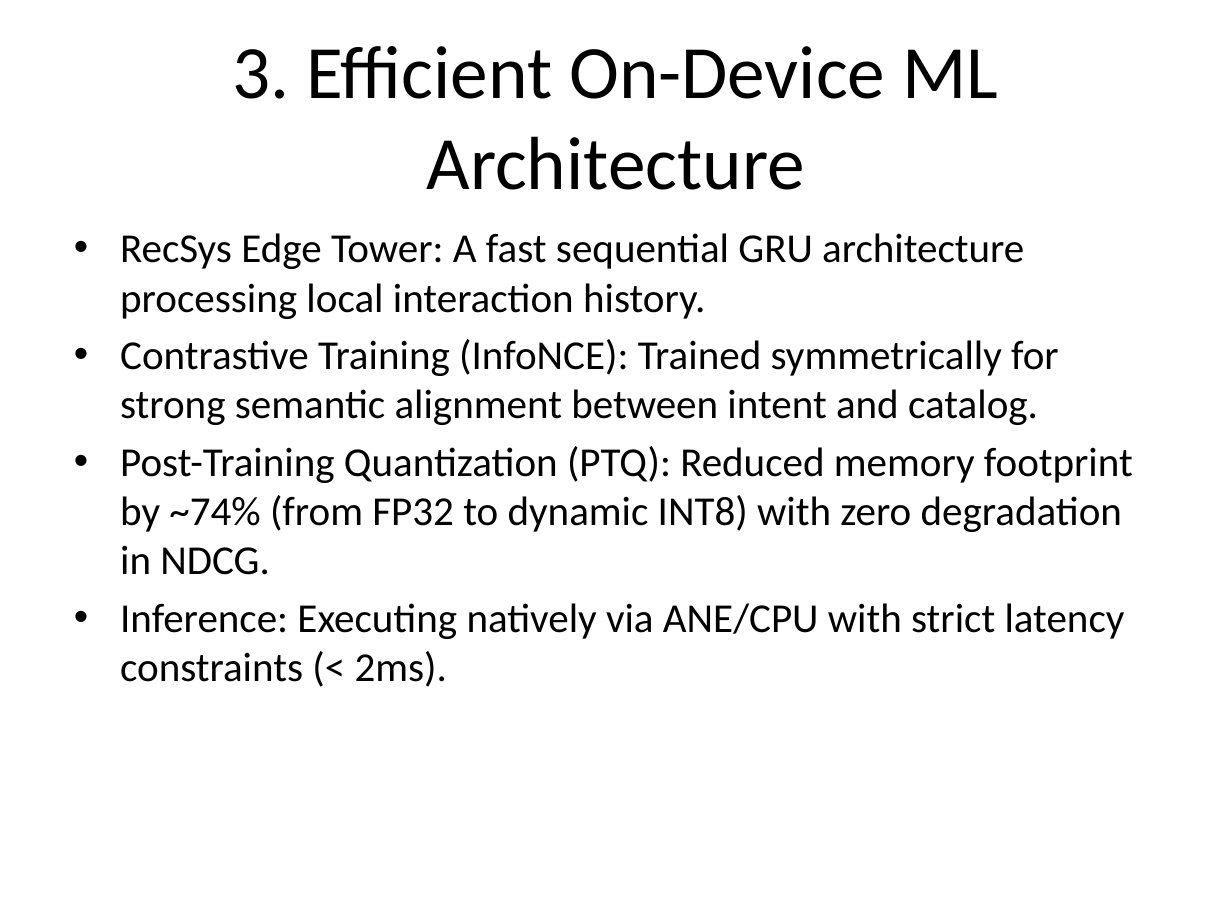
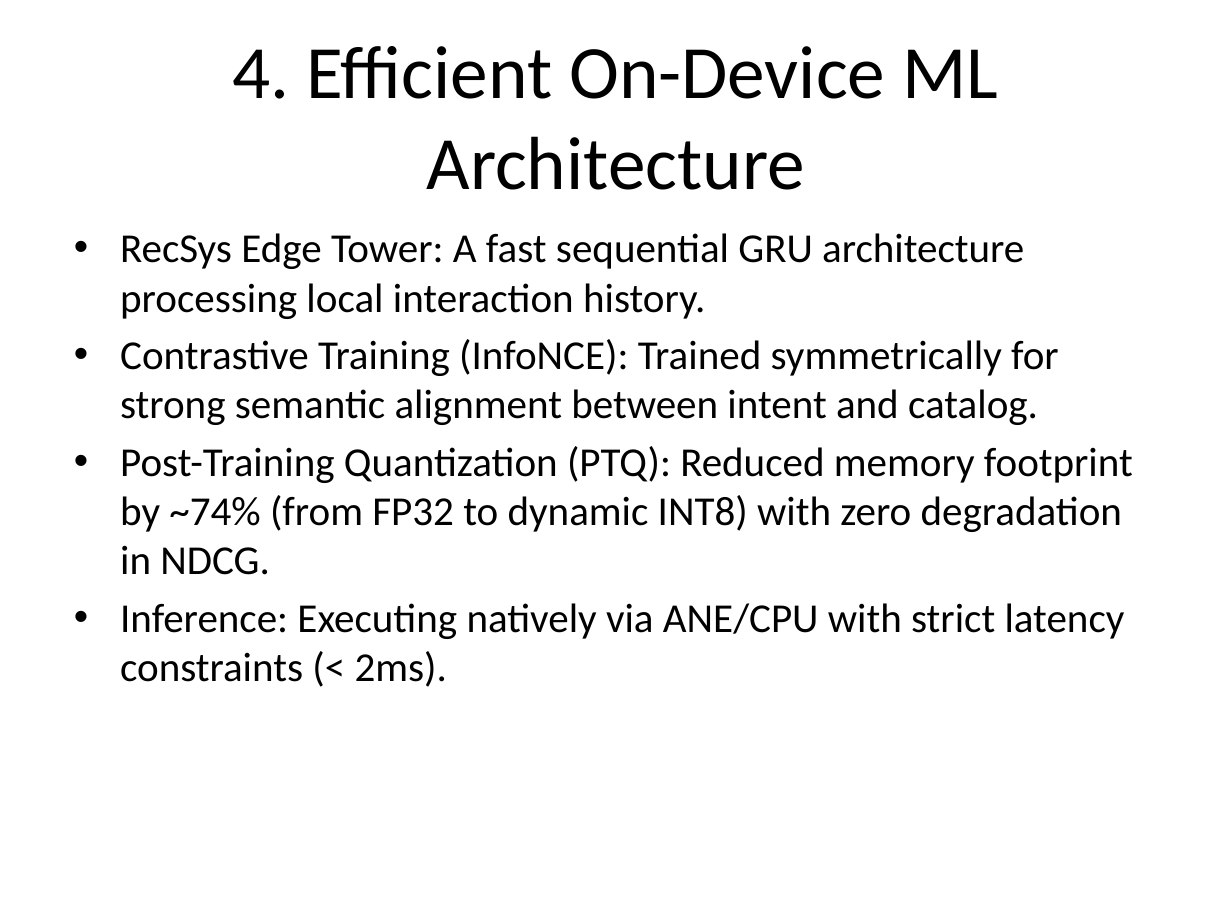
Before and after one commit to sadjadasghari/ProductRecommendation, a slide deck: slide 5 of apple_siml_interview_presentation.pptx (slide 4 before the commit). Drawn at 1232x924 pixels with LibreOffice and Linux fonts; fonts in the diff are those of the drawing. Boxes give left, top, right and bottom in pixels: in the first picture for what was removed or moved away, otherwise in the second. Text is boxed around its words. In the diff, an @@ line names an element or a change of style, - is before the commit and + after.

Commit message:
added architecture diagram and slides

```diff
--- a/apple_siml_interview_presentation.pptx
+++ b/apple_siml_interview_presentation.pptx
@@ title at [232,46,998,190]: text changed @@
-3. Efficient On-Device ML Architecture
+4. Efficient On-Device ML Architecture
```
Also in this commit, not shown: 1 slide added, 7 other files.
